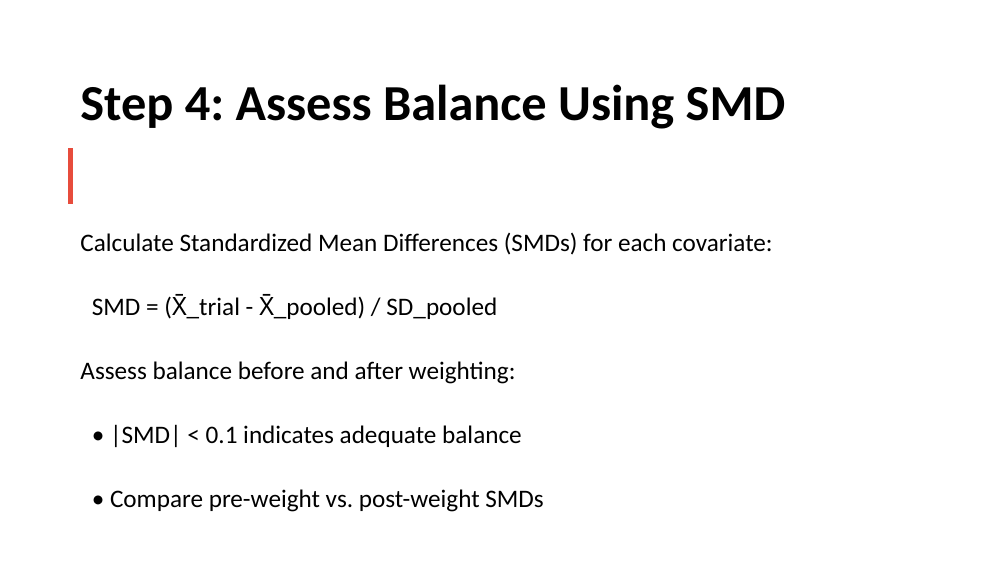
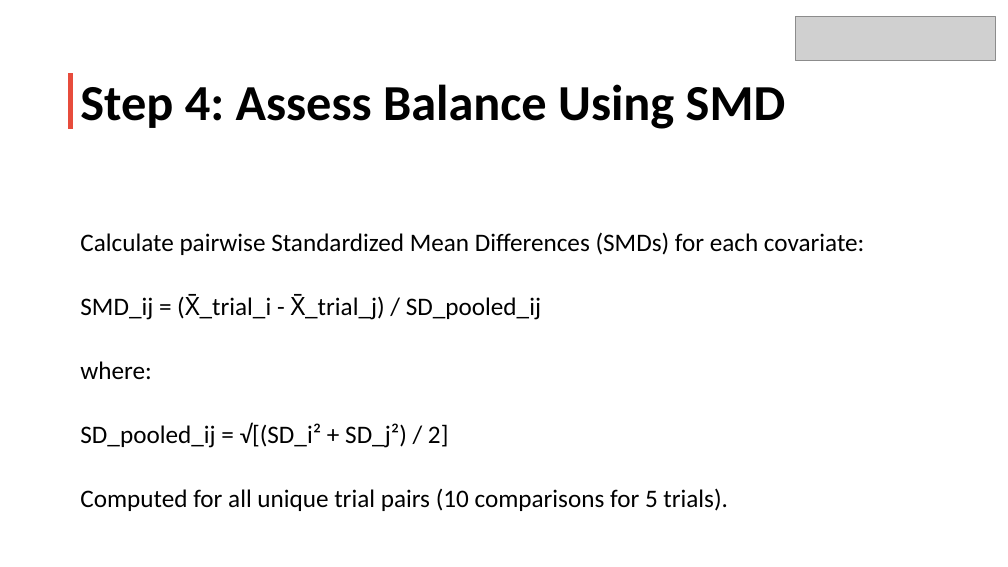
Before and after one commit to dkarletsos/multigroup_iptw, a slide deck: slide 13 of manuscript/PRE_AS12.pptx (slide 10 before the commit). Drawn at 1008x567 pixels with LibreOffice and Linux fonts; fonts in the diff are those of the drawing; grey boxes stand for pictures. Boxes give left, top, right and bottom in pixels: in the first picture for what was removed or moved away, otherwise in the second. Text is boxed around its words. In the diff, an @@ line names an element or a change of style, - is before the commit and + after.

```diff
--- a/manuscript/PRE_AS12.pptx
+++ b/manuscript/PRE_AS12.pptx
@@ picture added at [795,16,995,60] @@
@@ rectangle: place and size @@
-rectangle at [71,151,71,202]
+rectangle at [71,76,71,126]
@@ text at [80,232,864,511]: text changed @@
-Calculate Standardized Mean Differences (SMDs) for each covariate:
-SMD = (X̄_trial - X̄_pooled) / SD_pooled
-Assess balance before and after weighting:
-• |SMD| < 0.1 indicates adequate balance
-• Compare pre-weight vs. post-weight SMDs
+Calculate pairwise Standardized Mean Differences (SMDs) for each covariate:
+SMD_ij = (X̄_trial_i - X̄_trial_j) / SD_pooled_ij
+where:
+SD_pooled_ij = √[(SD_i² + SD_j²) / 2]
+Computed for all unique trial pairs (10 comparisons for 5 trials).
```
Also in this commit, not shown: 16 other slides changed, 4 slides added, 1 slide removed, 7 other files.
